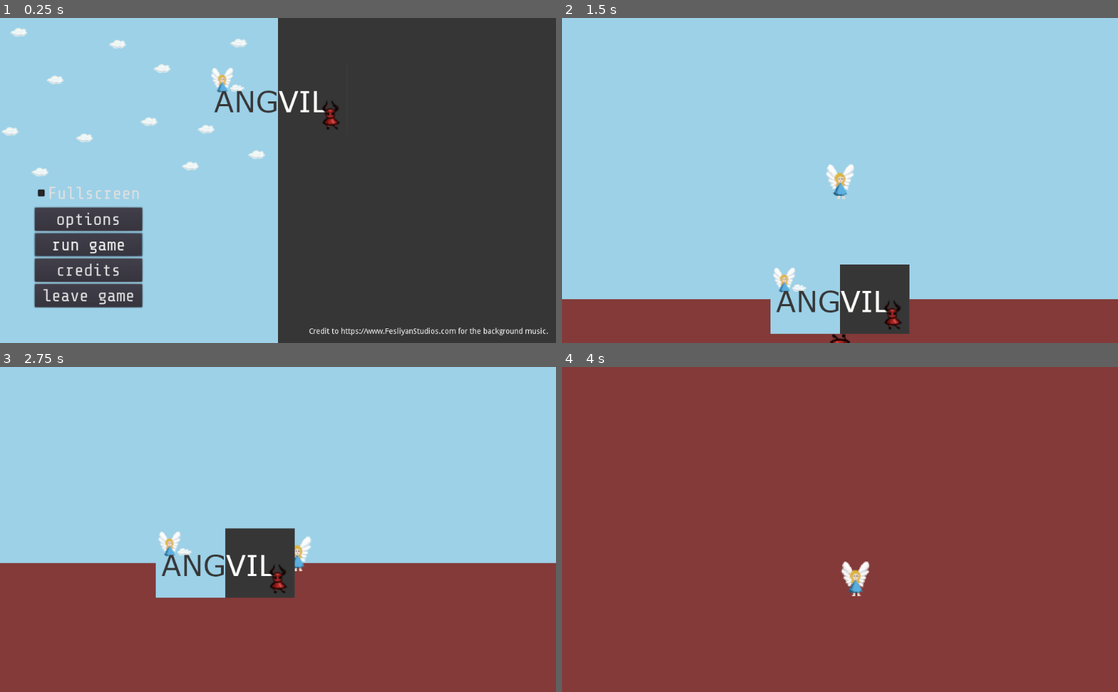
Above: before the commit, frames 1-4 (two rows, left to right).
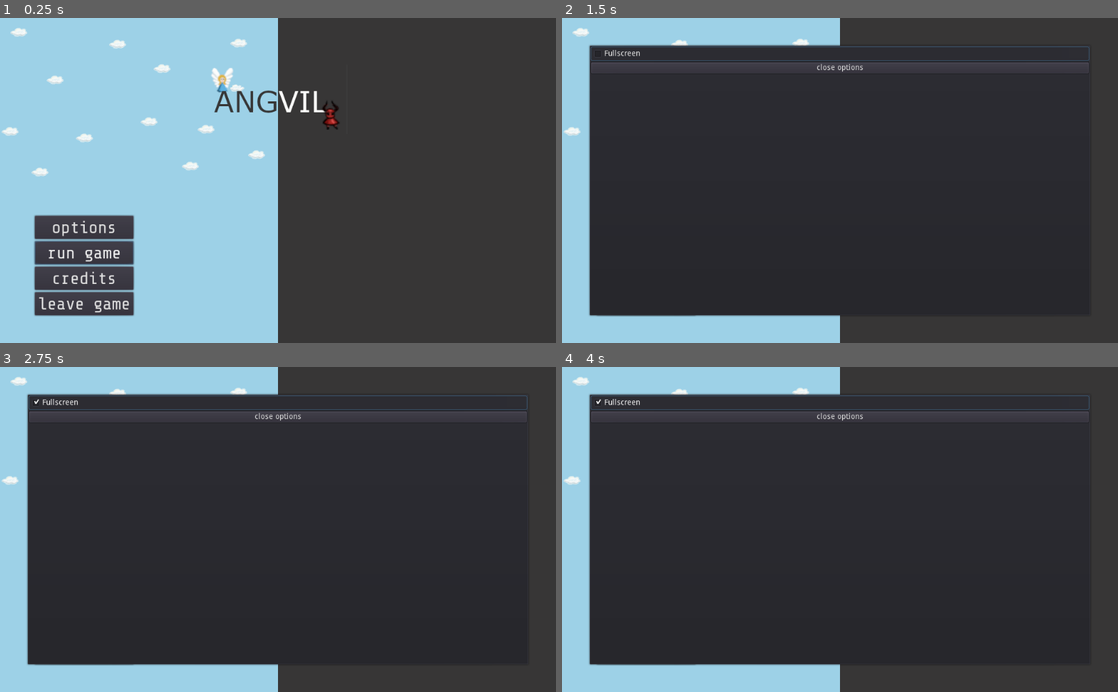
Above: after the commit, the same moments.

Repository: ang-vil/angvil
Game: Godot game, scene res://scenes/menu.tscn
Two runs of this game, one before a commit and one after it. Both use one fixed random seed, a clock stepped at 60 frames per second and the inputs below.
Inputs:
- Up to frame 1 (0.25 s): no input
- Up to frame 2 (1.5 s): click "options" at 0.5 s; click "run game" at 1.25 s
- Up to frame 3 (2.75 s): tap Enter at 2 s; hold Right (key_right) from 2.03 s (still down)
- Up to frame 4 (4 s): release Right (key_right) at 2.78 s; hold Left (key_left) 2.78-3.53 s; hold Right (key_right) from 3.53 s (still down)

The runs differ from the first frame. In frame 1, 4.3% of the frame differs, in the area x 6-99%, y 51-98%; in frame 2, 89%; in frame 3, 91%; in frame 4, 100%, in the area x 0-100%, y 0-100%.

Commit message:
update menu with popups for settings and credits

Diff:
--- a/scenes/menu.tscn
+++ b/scenes/menu.tscn
@@ -98,7 +98,7 @@
 anchor_top = 1.0
 anchor_bottom = 1.0
 margin_left = 64.0
-margin_top = -299.0
+margin_top = -235.0
 margin_right = 158.0
 margin_bottom = -160.0
 theme = SubResource( 2 )
@@ -106,39 +106,33 @@
 "_edit_use_anchors_": false
 }
 
-[node name="FullscreenCheckBox" type="CheckBox" parent="VBoxContainer"]
-margin_right = 198.0
-margin_bottom = 45.0
-text = "Fullscreen"
-
 [node name="OptionsButton" type="Button" parent="VBoxContainer"]
-margin_top = 49.0
-margin_right = 198.0
-margin_bottom = 92.0
+margin_right = 182.0
+margin_bottom = 43.0
 focus_neighbour_top = NodePath("../ExitButton")
 focus_neighbour_bottom = NodePath("../StartButton")
 text = "options"
 
 [node name="StartButton" type="Button" parent="VBoxContainer"]
-margin_top = 96.0
-margin_right = 198.0
-margin_bottom = 139.0
+margin_top = 47.0
+margin_right = 182.0
+margin_bottom = 90.0
 focus_neighbour_top = NodePath("../OptionsButton")
 focus_neighbour_bottom = NodePath("../ExitButton")
 text = "run game"
 
 [node name="CreditsButton" type="Button" parent="VBoxContainer"]
-margin_top = 143.0
-margin_right = 198.0
-margin_bottom = 186.0
+margin_top = 94.0
+margin_right = 182.0
+margin_bottom = 137.0
 focus_neighbour_top = NodePath("../OptionsButton")
 focus_neighbour_bottom = NodePath("../ExitButton")
 text = "credits"
 
 [node name="ExitButton" type="Button" parent="VBoxContainer"]
-margin_top = 190.0
-margin_right = 198.0
-margin_bottom = 233.0
+margin_top = 141.0
+margin_right = 182.0
+margin_bottom = 184.0
 focus_neighbour_top = NodePath("../StartButton")
 focus_neighbour_bottom = NodePath("../OptionsButton")
 text = "leave game"
@@ -147,49 +141,79 @@
 stream = ExtResource( 7 )
 autoplay = true
 
-[node name="RichTextLabel" type="RichTextLabel" parent="."]
-margin_left = 569.0
-margin_top = 572.0
-margin_right = 1013.0
-margin_bottom = 588.0
-text = "Credit to https://www.FesliyanStudios.com for the background music."
-
 [node name="CreditsPopupPanel" type="PopupPanel" parent="."]
-margin_right = 1024.0
+margin_left = 50.0
+margin_top = 50.0
+margin_right = 974.0
 margin_bottom = 550.0
 __meta__ = {
 "_edit_use_anchors_": false
 }
 
-[node name="VBoxContainer" type="VBoxContainer" parent="CreditsPopupPanel"]
+[node name="CreditsVBoxContainer" type="VBoxContainer" parent="CreditsPopupPanel"]
 margin_left = 4.0
 margin_top = 4.0
-margin_right = 1020.0
-margin_bottom = 546.0
-__meta__ = {
-"_edit_use_anchors_": false
-}
-
-[node name="CreditsRichTextLabel" type="RichTextLabel" parent="CreditsPopupPanel/VBoxContainer"]
-margin_right = 924.0
+margin_right = 920.0
+margin_bottom = 496.0
+__meta__ = {
+"_edit_use_anchors_": false
+}
+
+[node name="CreditsRichTextLabel" type="RichTextLabel" parent="CreditsPopupPanel/CreditsVBoxContainer"]
+margin_right = 916.0
 margin_bottom = 50.0
 rect_min_size = Vector2( 50, 50 )
 text = "ANG/VIL
 
-hier credits einfügen"
-
-[node name="CreditsCloseButton" type="Button" parent="CreditsPopupPanel/VBoxContainer"]
-margin_top = 54.0
-margin_right = 924.0
-margin_bottom = 74.0
+Credit to https://www.FesliyanStudios.com for the background music."
+
+[node name="CreditsCloseButton" type="Button" parent="CreditsPopupPanel/CreditsVBoxContainer"]
+margin_top = 90.0
+margin_right = 916.0
+margin_bottom = 110.0
 text = "close credits"
 __meta__ = {
 "_edit_use_anchors_": false
 }
 
-[connection signal="pressed" from="VBoxContainer/FullscreenCheckBox" to="." method="_on_FullscreenCheckBox_pressed"]
+[node name="OptionsPopupPanel" type="PopupPanel" parent="."]
+margin_left = 50.0
+margin_top = 50.0
+margin_right = 974.0
+margin_bottom = 550.0
+__meta__ = {
+"_edit_use_anchors_": false
+}
+
+[node name="OptionsVBoxContainer" type="VBoxContainer" parent="OptionsPopupPanel"]
+margin_left = 4.0
+margin_top = 4.0
+margin_right = 920.0
+margin_bottom = 496.0
+__meta__ = {
+"_edit_use_anchors_": false
+}
+
+[node name="FullscreenCheckBox" type="CheckBox" parent="OptionsPopupPanel/OptionsVBoxContainer"]
+margin_left = 10.0
+margin_top = 247.0
+margin_right = 208.0
+margin_bottom = 292.0
+text = "Fullscreen"
+
+[node name="OptionsCloseButton" type="Button" parent="OptionsPopupPanel/OptionsVBoxContainer"]
+margin_top = 90.0
+margin_right = 916.0
+margin_bottom = 110.0
+text = "close options"
+__meta__ = {
+"_edit_use_anchors_": false
+}
+
 [connection signal="pressed" from="VBoxContainer/OptionsButton" to="." method="_on_OptionsButton_pressed"]
 [connection signal="pressed" from="VBoxContainer/StartButton" to="." method="_on_StartButton_pressed"]
 [connection signal="pressed" from="VBoxContainer/CreditsButton" to="." method="_on_CreditsButton_pressed"]
 [connection signal="pressed" from="VBoxContainer/ExitButton" to="." method="_on_ExitButton_pressed"]
-[connection signal="pressed" from="CreditsPopupPanel/VBoxContainer/CreditsCloseButton" to="." method="_on_CreditsCloseButton_pressed"]
+[connection signal="pressed" from="CreditsPopupPanel/CreditsVBoxContainer/CreditsCloseButton" to="." method="_on_CreditsCloseButton_pressed"]
+[connection signal="pressed" from="OptionsPopupPanel/OptionsVBoxContainer/FullscreenCheckBox" to="." method="_on_FullscreenCheckBox_pressed"]
+[connection signal="pressed" from="OptionsPopupPanel/OptionsVBoxContainer/OptionsCloseButton" to="." method="_on_OptionsCloseButton_pressed"]
--- a/scripts/menu.gd
+++ b/scripts/menu.gd
@@ -30,8 +30,11 @@
 
 
 func _on_OptionsButton_pressed():
-	# if we have a lot of option we can add a option scene
-	pass # Replace with function body.
+	$OptionsPopupPanel.popup()
+
+
+func _on_OptionsCloseButton_pressed():
+	$OptionsPopupPanel.visible = false
 
 
 func _on_ExitButton_pressed():
